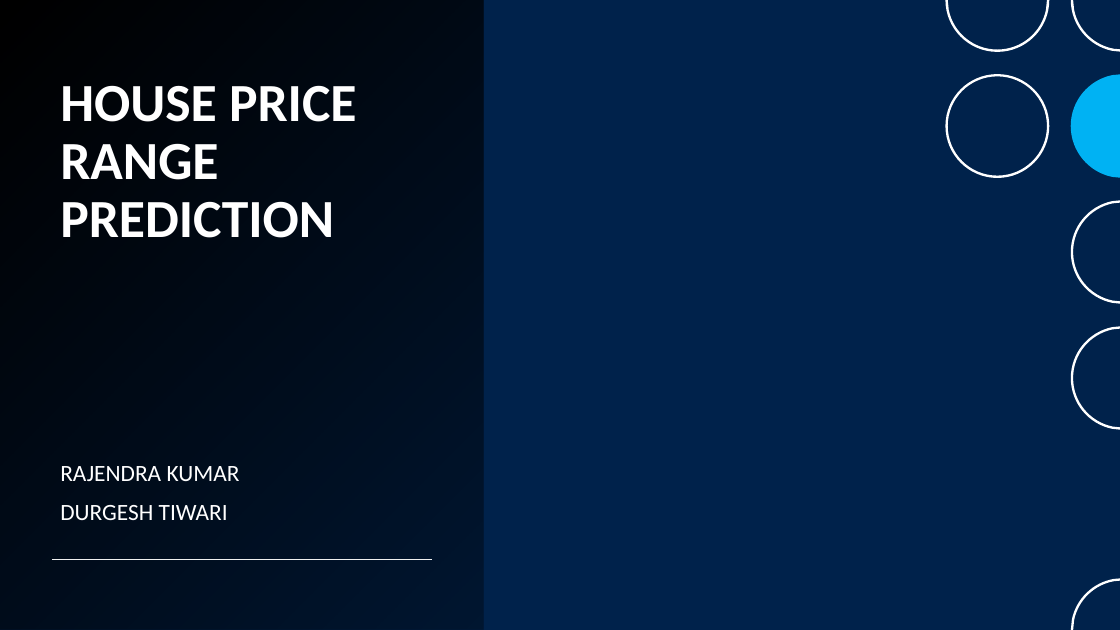
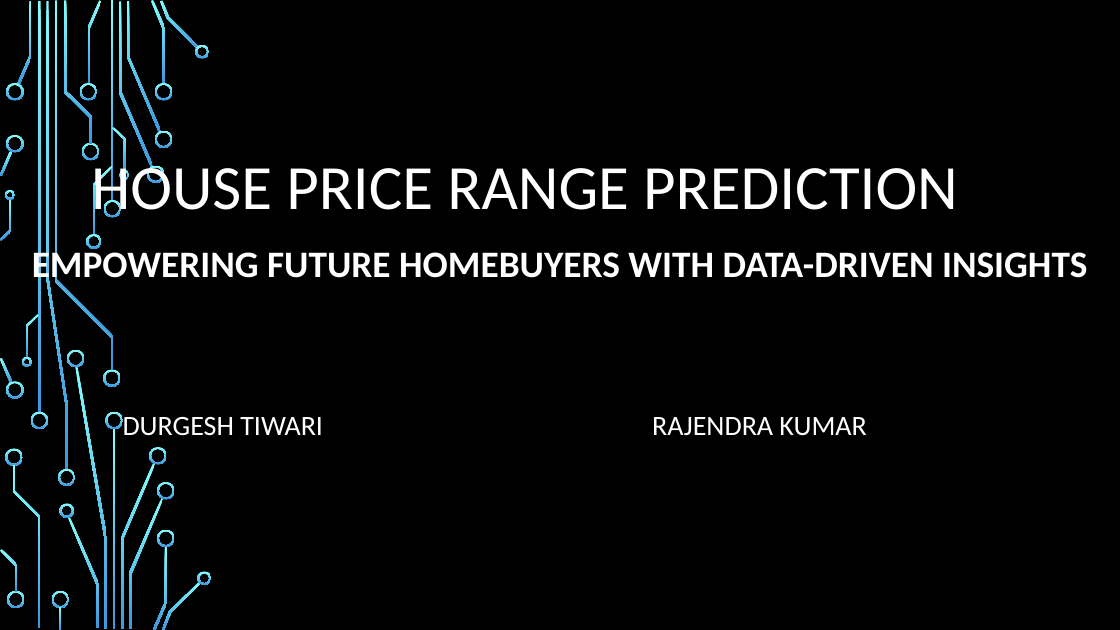
Before and after one commit to blackhat955/HousePriceFutureRangePrediction, a slide deck: slide 1 of DataMining ProjectPPT.pptx. Drawn at 1120x630 pixels with LibreOffice and Linux fonts; fonts in the diff are those of the drawing; background and template pictures are left out. Boxes give left, top, right and bottom in pixels: in the first picture for what was removed or moved away, otherwise in the second. Text is boxed around its words. In the diff, an @@ line names an element or a change of style, - is before the commit and + after.

```diff
--- a/DataMining ProjectPPT.pptx
+++ b/DataMining ProjectPPT.pptx
@@ rectangle removed at (x1=0, y1=0, x2=1120, y2=630) @@
@@ rectangle removed at (x1=0, y1=0, x2=484, y2=630) @@
@@ group removed at (x1=570, y1=0, x2=1120, y2=630): 13 freeform shapes @@
@@ title "HOUSE PRICE RANGE PREDICTION" moved from (x1=60, y1=85, x2=357, y2=238) to (x1=91, y1=157, x2=958, y2=225) @@
@@ title "HOUSE PRICE RANGE PREDICTION" at (x1=91, y1=157, x2=958, y2=225): size 46 to 54 pt, bold off; vertical alignment top to bottom @@
@@ subtitle "EMPOWERING FUTURE HOMEBUYERS WITH DATA-DRIVEN ..." at (x1=32, y1=246, x2=1087, y2=436): vertical alignment bottom to top @@
@@ subtitle at (x1=32, y1=246, x2=1087, y2=436): text changed; size 20 to 32 pt; bold on @@
-RAJENDRA KUMAR
-DURGESH TIWARI
+EMPOWERING FUTURE HOMEBUYERS WITH DATA-DRIVEN INSIGHTS
+DURGESH TIWARI RAJENDRA KUMAR
@@ group added at (x1=0, y1=0, x2=212, y2=630): 50 freeform shapes, 4 rectangles @@
@@ line removed from (52, 560) to (432, 560) @@
@@ group removed at (x1=946, y1=0, x2=1120, y2=630): 7 freeform shapes @@
```
Also in this commit, not shown: 13 slides added, 1 slide removed, 2 other files.
